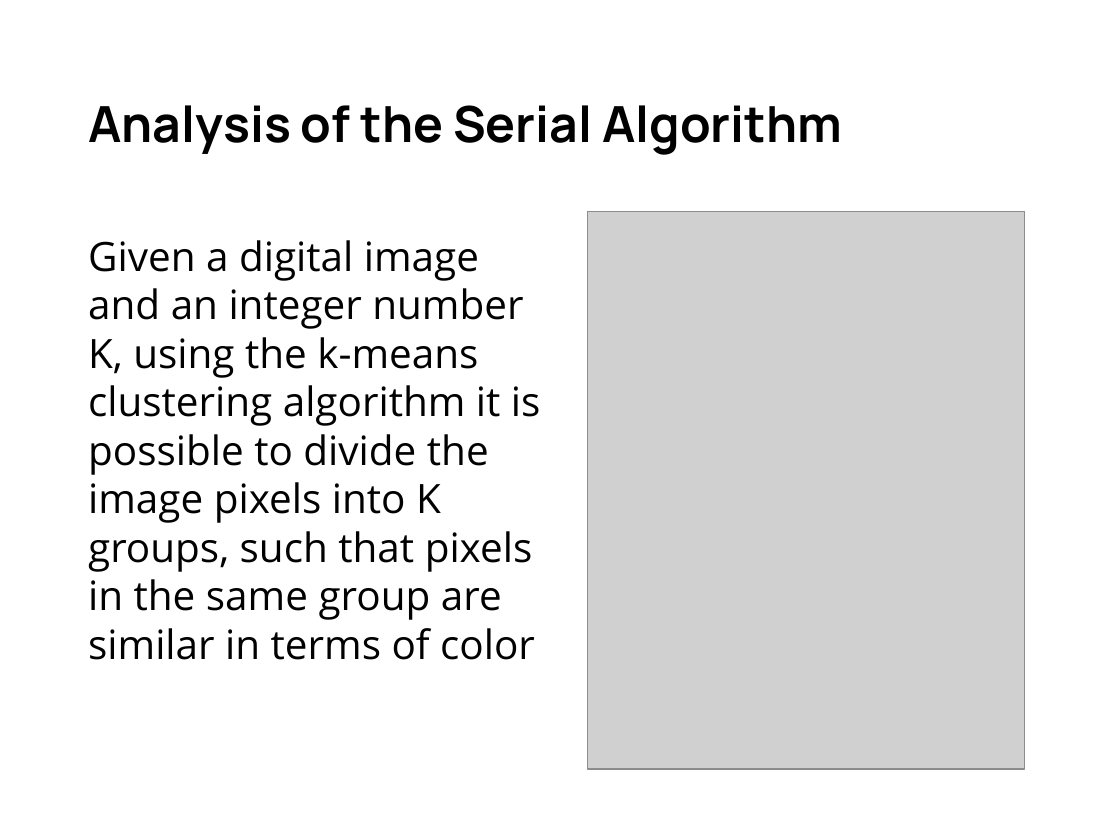
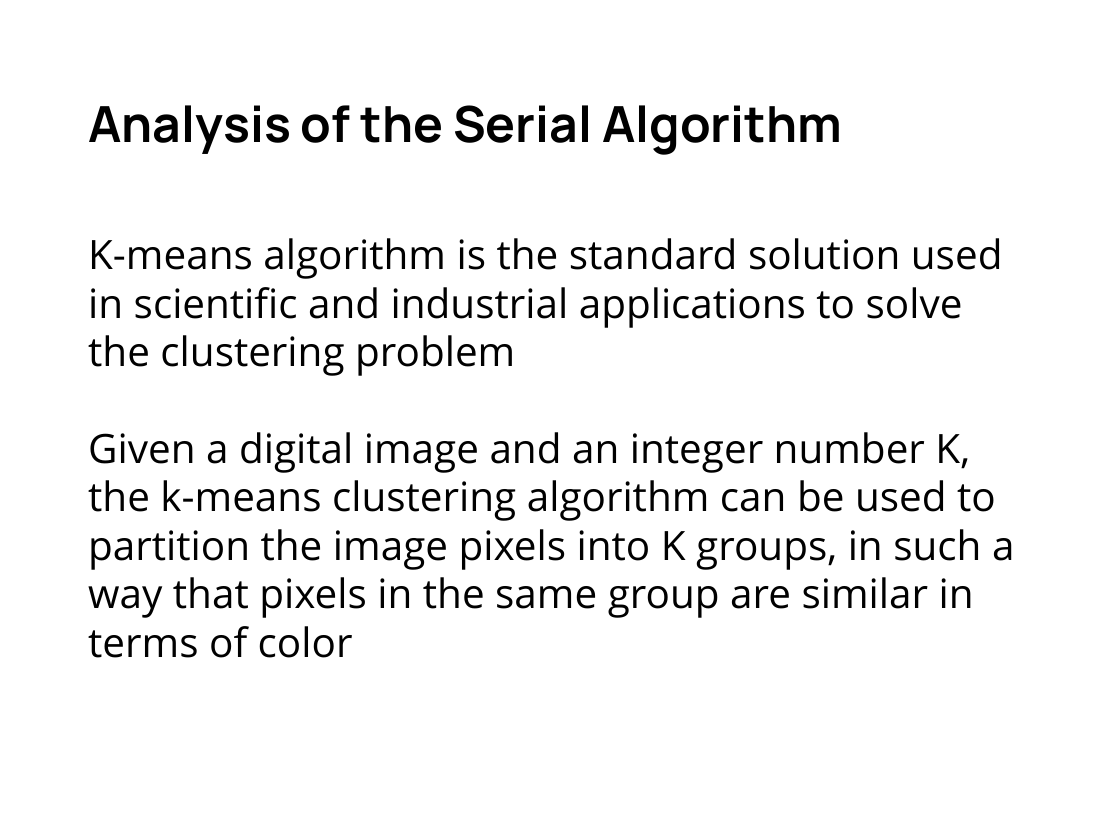
Before and after one commit to gabrielemirando/image-segmentation, a slide deck: slide 2 of docs/pres.pptx. Drawn at 1120x840 pixels with LibreOffice and Linux fonts; fonts in the diff are those of the drawing; grey boxes stand for pictures. Boxes give left, top, right and bottom in pixels: in the first picture for what was removed or moved away, otherwise in the second. Text is boxed around its words. In the diff, an @@ line names an element or a change of style, - is before the commit and + after.

Commit message:
presentation completed

```diff
--- a/docs/pres.pptx
+++ b/docs/pres.pptx
@@ text at <box>88,238,1014,658</box>: text changed @@
-Given a digital image and an integer number K, using the k-means clustering algorithm it is possible to divide the image pixels into K groups, such that pixels in the same group are similar in terms of color
+K-means algorithm is the standard solution used in scientific and industrial applications to solve the clustering problem
+Given a digital image and an integer number K, the k-means clustering algorithm can be used to partition the image pixels into K groups, in such a way that pixels in the same group are similar in terms of color
@@ picture removed at <box>588,212,1025,769</box> @@
```
Also in this commit, not shown: 8 other slides changed, 1 slide added, 1 slide removed.
